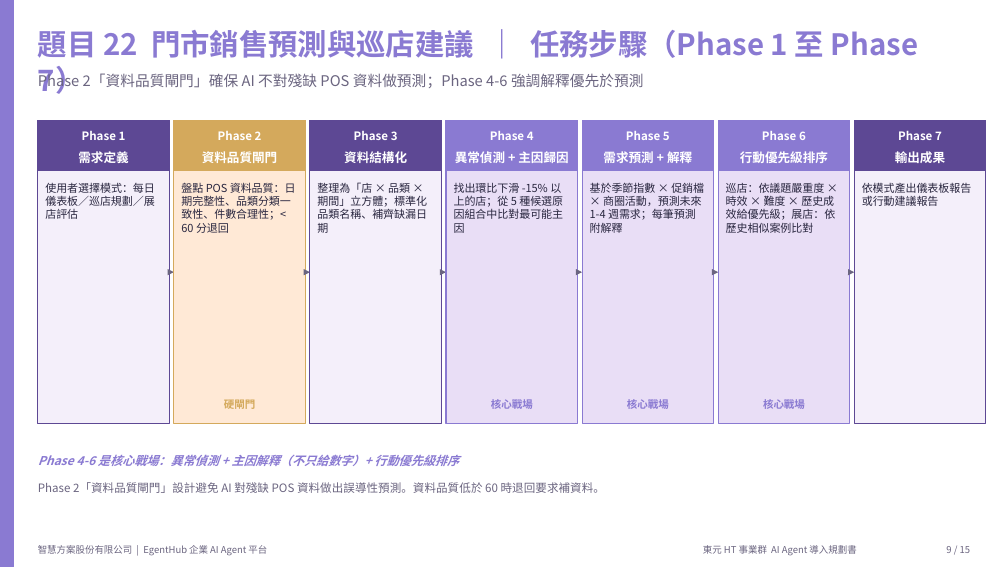
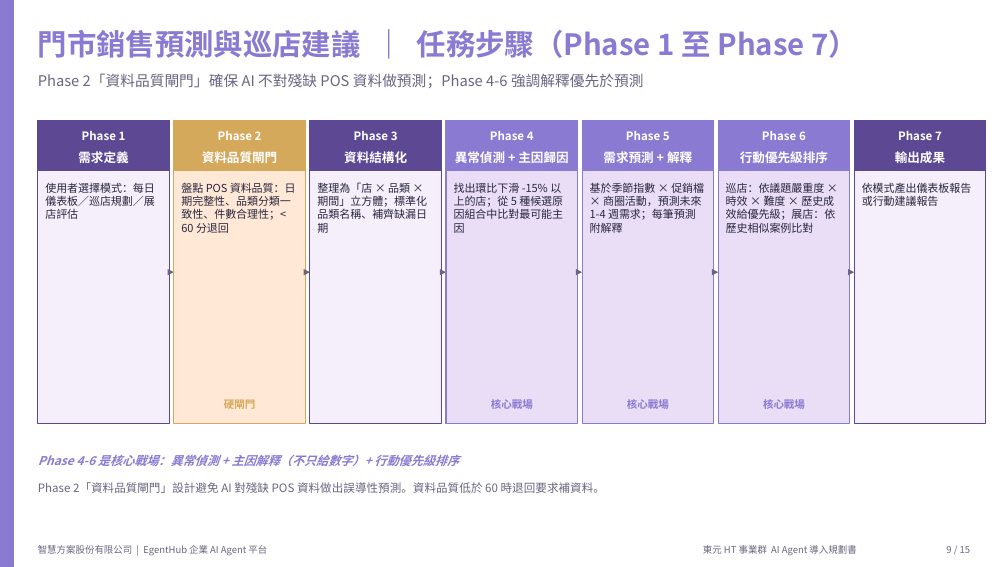
Before and after one commit to intellicon-tw/ai, a slide deck: slide 9 of teco/HT/東元HT_AI_Agent導入規劃簡報.pptx. Drawn at 1008x567 pixels with LibreOffice and Linux fonts; fonts in the diff are those of the drawing. Boxes give left, top, right and bottom in pixels: in the first picture for what was removed or moved away, otherwise in the second. Text is boxed around its words. In the diff, an @@ line names an element or a change of style, - is before the commit and + after.

```diff
--- a/teco/HT/東元HT_AI_Agent導入規劃簡報.pptx
+++ b/teco/HT/東元HT_AI_Agent導入規劃簡報.pptx
@@ text at (38, 30, 858, 58): text changed @@
-題目 22 門市銷售預測與巡店建議 ｜ 任務步驟（Phase 1 至 Phase 7）
+門市銷售預測與巡店建議 ｜ 任務步驟（Phase 1 至 Phase 7）
```
Also in this commit, not shown: 5 other slides changed, 6 other files.
